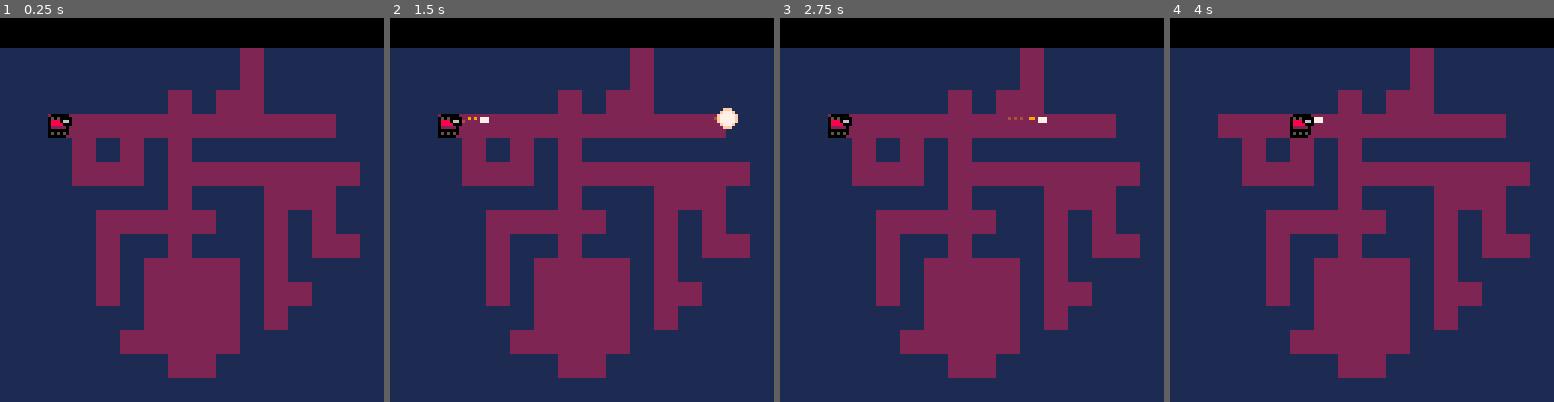
Above: before the commit, frames 1-4 (left to right).
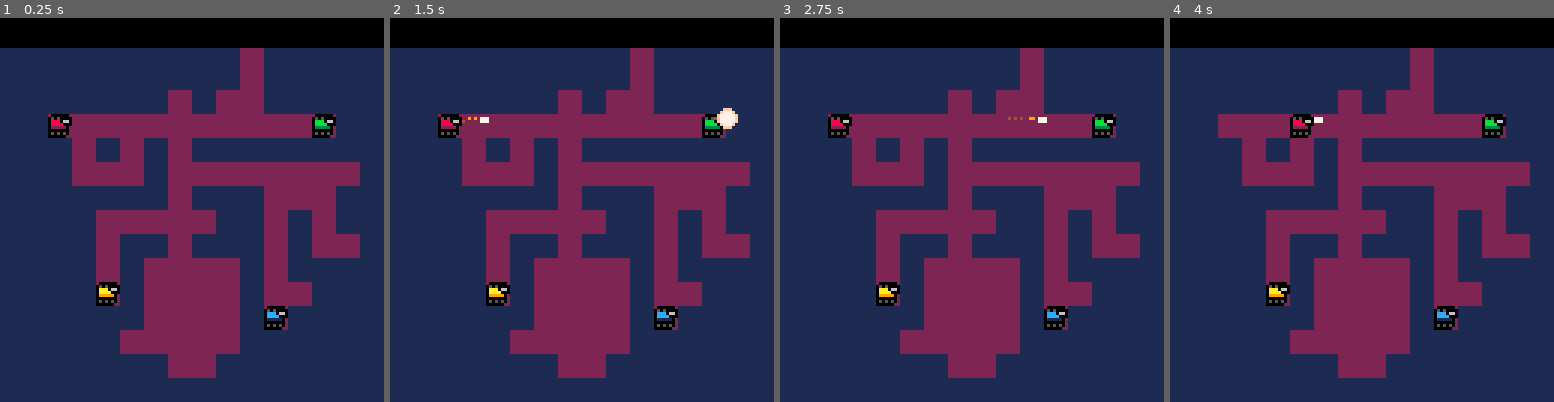
Above: after the commit, the same moments.

Repository: ironchestgames/pico-8-carts
Game: PICO-8 cartridge tunneltanks.p8
Same seed, same stepped clock (60 frames per second), same inputs: the game is played once before the commit and once after it.
Inputs:
- Up to frame 1 (0.25 s): no input
- Up to frame 2 (1.5 s): tap O (Z key) at 0.33, 0.7, 1.43 s; tap X (X key) at 1.07 s
- Up to frame 3 (2.75 s): hold Left 1.97-2.37 s; tap X (X key) at 2.07, 2.4, 2.73 s; tap O (Z key) at 2.22 s; hold Down from 2.42 s (still down)
- Up to frame 4 (4 s): release Down at 2.82 s; hold Right 2.87-3.53 s; tap X (X key) at 3.07, 3.4, 3.73 s; tap O (Z key) at 3.1, 3.98 s; hold Up from 3.58 s (still down)

The runs differ from the first frame. In frame 1, 1.0% of the frame differs, in the area x 25-88%, y 25-82%; in frame 2, 1.0%; in frame 3, 1.0%; in frame 4, 1.0%.

Commit message:
tunneltanks - tank movement for 4 players

Diff:
--- a/tunneltanks.p8
+++ b/tunneltanks.p8
@@ -1,5 +1,5 @@
 pico-8 cartridge // http://www.pico-8.com
-version 16
+version 18
 __lua__
 -- tunnel tanks
 -- by ironchest games
@@ -24,22 +24,22 @@
 
  -- test upper left
  if gamemap[flr((_tanky-1)/8)][flr((_tankx-1)/8)] != 2 then
-  return false
+  return
  end
 
  -- test upper right
  if gamemap[flr((_tanky-1)/8)][flr((_tankx+8)/8)] != 2 then
-  return false
+  return
  end
 
  -- test lower right
  if gamemap[flr((_tanky+8)/8)][flr((_tankx+8)/8)] != 2 then
-  return false
+  return
  end
 
  -- test lower left
  if gamemap[flr((_tanky+8)/8)][flr((_tankx-1)/8)] != 2 then
-  return false
+  return
  end
 
  -- ... there's floor all around
@@ -47,13 +47,7 @@
 end
 
 function getsurroundingfloor(_gamemap,_tankx,_tanky)
- local _result={
-  [0]=false,
-  [1]=false,
-  [2]=false,
-  [3]=false,
-  floorcount=0,
- }
+ local _result={floorcount=0}
 
  -- test left
  if gamemap[flr((_tanky)/8)][flr((_tankx-1)/8)] == 2 and
@@ -80,7 +74,7 @@
  end
 
  -- count surrounding floors
- for i=0,#_result do
+ for i=0,3 do
   if _result[i] == true then
    _result.floorcount+=1
   end
@@ -185,46 +179,46 @@
 bullets={}
 particles={}
 
-keystatuses={
- [0]=false,
- [1]=false,
- [2]=false,
- [3]=false,
+players={
+ {keystatuses={}},
+ {keystatuses={}},
+ {keystatuses={}},
+ {keystatuses={}}
 }
-tank1keydir=nil
+
 keydowns={
- [0]=function ()
-  tank1keydir=0
- end,
- [1]=function ()
-  tank1keydir=1
- end,
- [2]=function ()
-  tank1keydir=2
- end,
- [3]=function ()
-  tank1keydir=3
+ [0]=function (player)
+  player.keydir=0
+ end,
+ [1]=function (player)
+  player.keydir=1
+ end,
+ [2]=function (player)
+  player.keydir=2
+ end,
+ [3]=function (player)
+  player.keydir=3
  end,
 }
 keyups={
- [0]=function ()
-  if tank1keydir == 0 then
-   tank1keydir=nil
-  end
- end,
- [1]=function ()
-  if tank1keydir == 1 then
-   tank1keydir=nil
-  end
- end,
- [2]=function ()
-  if tank1keydir == 2 then
-   tank1keydir=nil
-  end
- end,
- [3]=function ()
-  if tank1keydir == 3 then
-   tank1keydir=nil
+ [0]=function (player)
+  if player.keydir == 0 then
+   player.keydir=nil
+  end
+ end,
+ [1]=function (player)
+  if player.keydir == 1 then
+   player.keydir=nil
+  end
+ end,
+ [2]=function (player)
+  if player.keydir == 2 then
+   player.keydir=nil
+  end
+ end,
+ [3]=function (player)
+  if player.keydir == 3 then
+   player.keydir=nil
   end
  end,
 }
@@ -244,6 +238,12 @@
    if _col != 1 and _col != 2 then
     if _col == 8 then -- add red tank
      add(tanks,newtank(1,_x*8,_y*8))
+    elseif _col == 10 then -- add yellow tank
+     add(tanks,newtank(2,_x*8,_y*8))
+    elseif _col == 11 then -- add green tank
+     add(tanks,newtank(3,_x*8,_y*8))
+    elseif _col == 12 then -- add blue tank
+     add(tanks,newtank(4,_x*8,_y*8))
     end
     _col=2 -- note: make tile ground
    end
@@ -259,159 +259,162 @@
  -- reset
  local _spd=0.5
 
- -- todo: loop this
- local tank=tanks[1]
-
- -- fire bullet
- if btnp(4) then
-  add(bullets,firebullet(tank))
- end
-
- -- decelration
- tank.spd=max(0,tank.spd*0.9)
-
- local _direction=nil
-
- for i=0,3 do
-  if btn(i) and keystatuses[i] == false then
-   keystatuses[i]=true
-   keydowns[i]()
-  end
-
-  if btn(i) == false and keystatuses[i] == true then
-   keystatuses[i]=false
-   keyups[i]()
-  end
- end
-
- -- get surrouning floors
- local surroundingfloor=getsurroundingfloor(gamemap,tank.x,tank.y)
-
- -- special input handling when not near any walls
- if surroundingfloor.floorcount == 4 and
-    (isoutinopen(gamemap,tank.x-1,tank.y-1) or
-    isoutinopen(gamemap,tank.x+1,tank.y-1) or
-    isoutinopen(gamemap,tank.x+1,tank.y+1) or
-    isoutinopen(gamemap,tank.x-1,tank.y+1)) then
-
-  local _keycount=0
-  local _onlykey=nil
-  for i=0,#keystatuses do
-   if keystatuses[i] == true then
-    _keycount+=1
-    _onlykey=i
-   end
-  end
-
-  if _keycount == 1 then
-   tank1keydir=_onlykey
-  end
-
-  _direction=tank1keydir
-
- -- input handling near walls
- else
-
-   -- reset dirs
-  tank.primarydir=nil
-  tank.secondarydir=nil
-
-  -- get input
-  if btn(0) then
+ for _playerindex,tank in pairs(tanks) do
+
+  local player=players[_playerindex]
+  local keystatuses=player.keystatuses
+
+  -- fire bullet
+  if btnp(4,_playerindex-1) then
+   add(bullets,firebullet(tank))
+  end
+
+  -- decelration
+  tank.spd=max(0,tank.spd*0.9)
+
+  local _direction=nil
+
+  for i=0,3 do
+   if btn(i,_playerindex-1) and keystatuses[i] == nil then
+    keystatuses[i]=true
+    keydowns[i](player)
+   end
+
+   if btn(i,_playerindex-1) == false and keystatuses[i] then
+    keystatuses[i]=nil
+    keyups[i](player)
+   end
+  end
+
+  -- get surrouning floors
+  local surroundingfloor=getsurroundingfloor(gamemap,tank.x,tank.y)
+
+  -- special input handling when not near any walls
+  if surroundingfloor.floorcount == 4 and
+     (isoutinopen(gamemap,tank.x-1,tank.y-1) or
+     isoutinopen(gamemap,tank.x+1,tank.y-1) or
+     isoutinopen(gamemap,tank.x+1,tank.y+1) or
+     isoutinopen(gamemap,tank.x-1,tank.y+1)) then
+
+   local _keycount=0
+   local _onlykey=nil
+   for i=0,3 do
+    if keystatuses[i] then
+     _keycount+=1
+     _onlykey=i
+    end
+   end
+
+   if _keycount == 1 then
+    player.keydir=_onlykey
+   end
+
+   _direction=player.keydir
+
+  -- input handling near walls
+  else
+
+    -- reset dirs
+   tank.primarydir=nil
+   tank.secondarydir=nil
+
+   -- get input
+   if btn(0,_playerindex-1) then
+    if tank.direction == 0 then
+     tank.primarydir=0
+    else
+     tank.secondarydir=0
+    end
+   end
+
+   if btn(1,_playerindex-1) then
+    if tank.direction == 1 then
+     tank.primarydir=1
+    else
+     tank.secondarydir=1
+    end
+   end
+
+   if btn(2,_playerindex-1) then
+    if tank.direction == 2 then
+     tank.primarydir=2
+    else
+     tank.secondarydir=2
+    end
+   end
+
+   if btn(3,_playerindex-1) then
+    if tank.direction == 3 then
+     tank.primarydir=3
+    else
+     tank.secondarydir=3
+    end
+   end
+
+   -- prioritize secondary direction
+   -- so if there is a turn available and
+   -- we're pressing it, we're going to turn
+   _direction=tank.primarydir
+
+   if tank.secondarydir == nil then
+    tank.secondarydir=tank.primarydir
+   end
+
+   if tank.secondarydir == 0 and surroundingfloor[0] then
+    _direction=0
+   elseif tank.secondarydir == 1 and surroundingfloor[1] then
+    _direction=1
+   elseif tank.secondarydir == 2 and surroundingfloor[2] then
+    _direction=2
+   elseif tank.secondarydir == 3 and surroundingfloor[3] then
+    _direction=3
+   end
+  end
+
+  -- consider the input
+  if _direction == 0 then
+   if tank.direction == 1 then
+    tank.isreversing=not tank.isreversing
+   end
+   tank.direction=0
+   tank.spd=_spd
+  end
+
+  if _direction == 1 then
    if tank.direction == 0 then
-    tank.primarydir=0
-   else
-    tank.secondarydir=0
-   end
-  end
-
-  if btn(1) then
-   if tank.direction == 1 then
-    tank.primarydir=1
-   else
-    tank.secondarydir=1
-   end
-  end
-
-  if btn(2) then
+    tank.isreversing=not tank.isreversing
+   end
+   tank.direction=1
+   tank.spd=_spd
+  end
+
+  if _direction == 2 then
+   if tank.direction == 3 then
+    tank.isreversing=not tank.isreversing
+   end
+   tank.direction=2
+   tank.spd=_spd
+  end
+
+  if _direction == 3 then
    if tank.direction == 2 then
-    tank.primarydir=2
-   else
-    tank.secondarydir=2
-   end
-  end
-
-  if btn(3) then
-   if tank.direction == 3 then
-    tank.primarydir=3
-   else
-    tank.secondarydir=3
-   end
-  end
-
-  -- prioritize secondary direction
-  -- so if there is a turn available and
-  -- we're pressing it, we're going to turn
-  _direction=tank.primarydir
-
-  if tank.secondarydir == nil then
-   tank.secondarydir=tank.primarydir
-  end
-
-  if tank.secondarydir == 0 and surroundingfloor[0] then
-   _direction=0
-  elseif tank.secondarydir == 1 and surroundingfloor[1] then
-   _direction=1
-  elseif tank.secondarydir == 2 and surroundingfloor[2] then
-   _direction=2
-  elseif tank.secondarydir == 3 and surroundingfloor[3] then
-   _direction=3
-  end
- end
-
- -- consider the input
- if _direction == 0 then
-  if tank.direction == 1 then
-   tank.isreversing=not tank.isreversing
-  end
-  tank.direction=0
-  tank.spd=_spd
- end
-
- if _direction == 1 then
-  if tank.direction == 0 then
-   tank.isreversing=not tank.isreversing
-  end
-  tank.direction=1
-  tank.spd=_spd
- end
-
- if _direction == 2 then
-  if tank.direction == 3 then
-   tank.isreversing=not tank.isreversing
-  end
-  tank.direction=2
-  tank.spd=_spd
- end
-
- if _direction == 3 then
-  if tank.direction == 2 then
-   tank.isreversing=not tank.isreversing
-  end
-  tank.direction=3
-  tank.spd=_spd
- end
-
- -- move tank
- local _movement=directionmap[tank.direction]
- local _nextx=tank.x+_movement[1]*tank.spd
- local _nexty=tank.y+_movement[2]*tank.spd
-
- -- test if next is on floor
- -- todo: or if collision with other tank
- if positionisonfloor(gamemap,_nextx,_nexty) then
-  tank.x=_nextx
-  tank.y=_nexty
+    tank.isreversing=not tank.isreversing
+   end
+   tank.direction=3
+   tank.spd=_spd
+  end
+
+  -- move tank
+  local _movement=directionmap[tank.direction]
+  local _nextx=tank.x+_movement[1]*tank.spd
+  local _nexty=tank.y+_movement[2]*tank.spd
+
+  -- test if next is on floor
+  -- todo: or if collision with other tank
+  if positionisonfloor(gamemap,_nextx,_nexty) then
+   tank.x=_nextx
+   tank.y=_nexty
+  end
  end
 
  -- move bullets
@@ -472,7 +475,7 @@
  end
 
  -- draw tanks
- for tank in all(tanks) do
+ for _tankidx,tank in pairs(tanks) do
   local _flippedh=true
   local _flippedv=false
   local _frame=0
@@ -506,7 +509,7 @@
    _driveframeoff=1
   end
 
-  spr(_frame+_driveframeoff,tank.x,tank.y,1,1,_flippedh)
+  spr(_frame+_driveframeoff+(_tankidx*4)-4,tank.x,tank.y,1,1,_flippedh)
 
   -- draw tank weapon
   spr(
@@ -622,7 +625,7 @@
 11111111112111110000000000000000000000000000000000000000000000000000000000000000000000000000000000000000000000000000000000000000
 11111111112111110000000000000000000000000000000000000000000000000000000000000000000000000000000000000000000000000000000000000000
 11111112122111110000000000000000000000000000000000000000000000000000000000000000000000000000000000000000000000000000000000000000
-1182222222222d110000000000000000000000000000000000000000000000000000000000000000000000000000000000000000000000000000000000000000
+1182222222222c110000000000000000000000000000000000000000000000000000000000000000000000000000000000000000000000000000000000000000
 11121212111111110000000000000000000000000000000000000000000000000000000000000000000000000000000000000000000000000000000000000000
 11122212222222210000000000000000000000000000000000000000000000000000000000000000000000000000000000000000000000000000000000000000
 11111112111222110000000000000000000000000000000000000000000000000000000000000000000000000000000000000000000000000000000000000000
